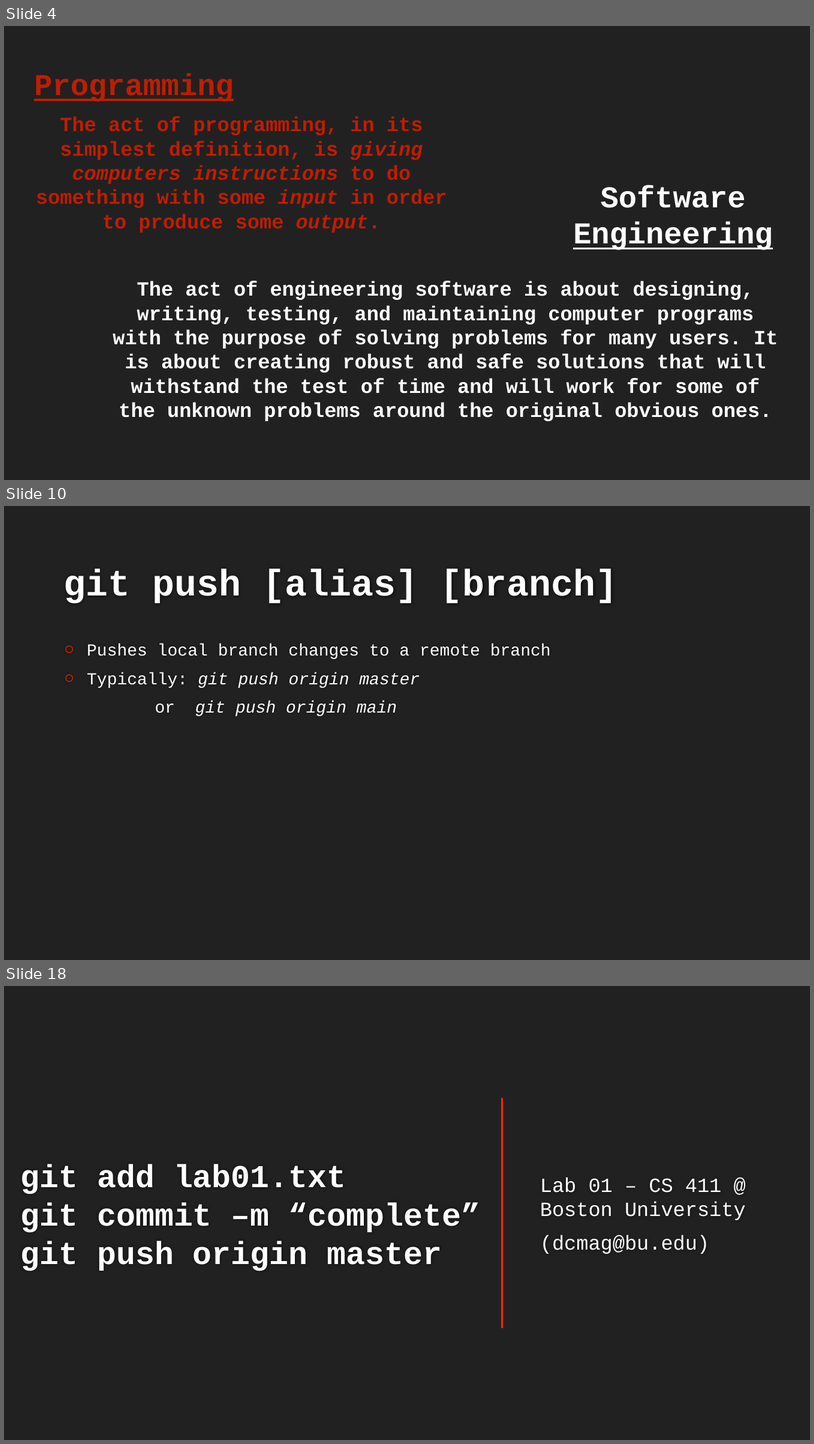
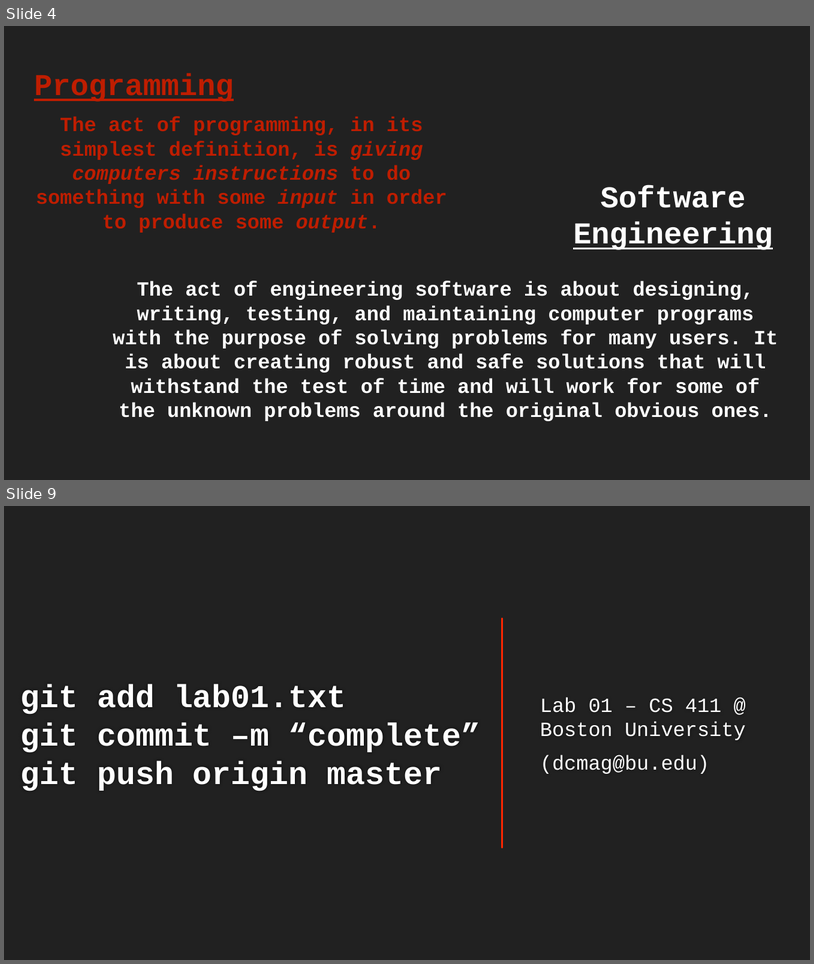
Before and after one commit to dcmaglione/bu-cs411-spring24, a slide deck: lab_slides/Lab-01/Lab-01.pptx. Shown one above the other, each under a label of ours: slides 4, 10 and 18 before the commit, slides 4 and 9 after it; the slides between them are not shown. The pictures are 814x1444 and 814x964 pixels, drawn with LibreOffice and Linux fonts; fonts in the diff are those of the drawing; background and template pictures are left out. Boxes give left, top, right and bottom in pixels: in the first picture for what was removed or moved away, otherwise in the second. Text is boxed around its words. In the diff, an @@ line names an element or a change of style, - is before the commit and + after.

```diff
--- a/lab_slides/Lab-01/Lab-01.pptx
+++ b/lab_slides/Lab-01/Lab-01.pptx
@@ slide 10 removed at box(4, 506, 810, 960), background #212121 @@
@@ title removed at box(63, 569, 618, 603) @@
-git push [alias] [branch]
@@ text removed at box(87, 643, 551, 716) @@
-○ Pushes local branch changes to a remote branch
-○ Typically: git push origin master
-or git push origin main
@@ what was slide 18 is now slide 9 @@
```
Also in this commit, not shown: 1 slide changed, 4 slides added, 12 other slides removed, 4 other files.
